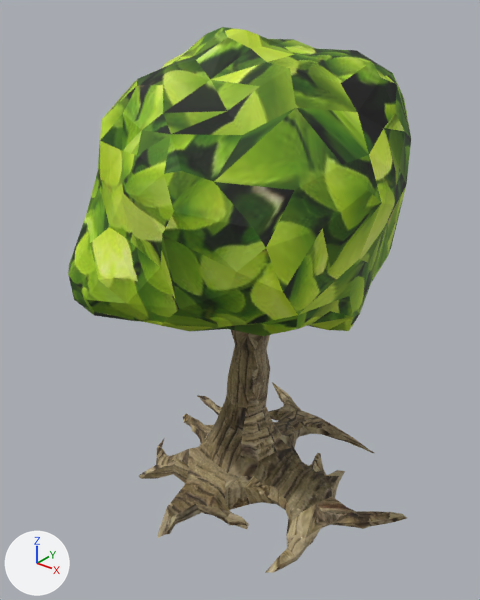
What one commit did to the OBJ model src/main/resources/3D/treeLight.obj.
Both versions are drawn from a 50 mm lens placed at (10.04, -12.75, 13.63), pointed at (0.13, -0.36, 5.95). The axes (+X, +Y, +Z) are drawn at lower left. The lights are the same throughout. Where no turn or scale is listed for an object, it has been applied to the vertices.

The first picture shows 'Feuillage_Cube', 'Tronc_Cube.001'.
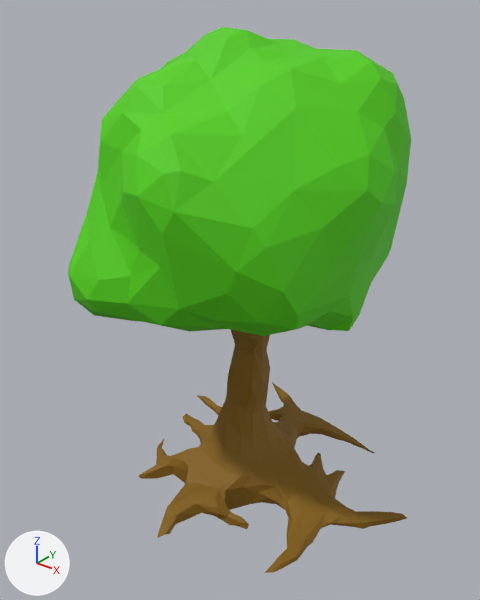
Edits to the bpy script that builds the scene:
```text
Change mat_feuillage:
    remove mat_feuillage.texture = img_foliage_512_jpg
    add mat_feuillage.base_color = (0.0871, 0.64, 0.00183)  # green #53d106
Change mat_tronc:
    remove mat_tronc.texture = img_trunk_512_jpg
    add mat_tronc.base_color = (0.237, 0.115, 0.0)  # yellow #865f00
```

Boxes (x1, y1, x2, y2) around the edits, measured in the pictures (480 x 600 px):
'Feuillage_Cube', surface changed: (68, 27, 411, 336) in both
'Tronc_Cube.001', surface changed: (139, 330, 407, 573) in both
